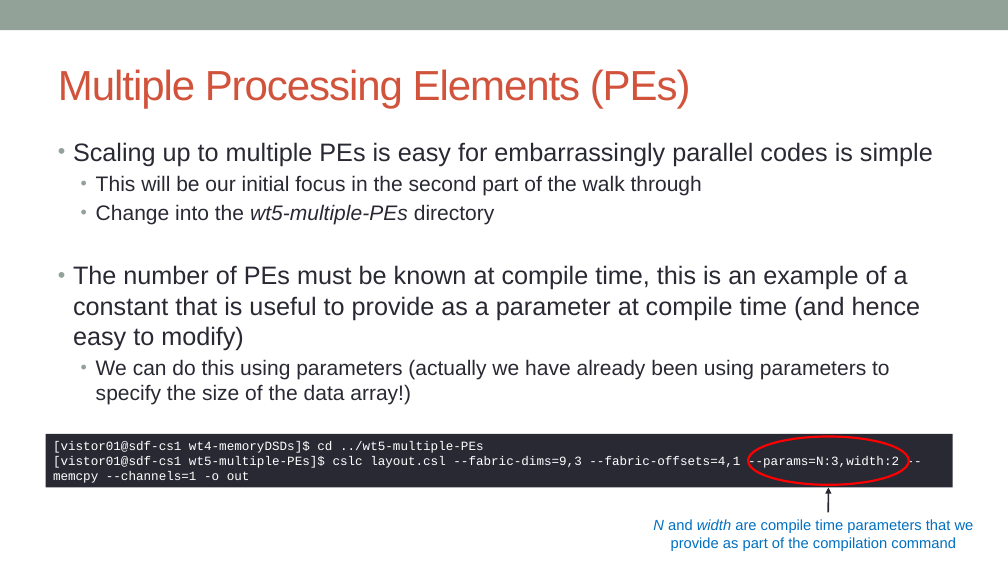
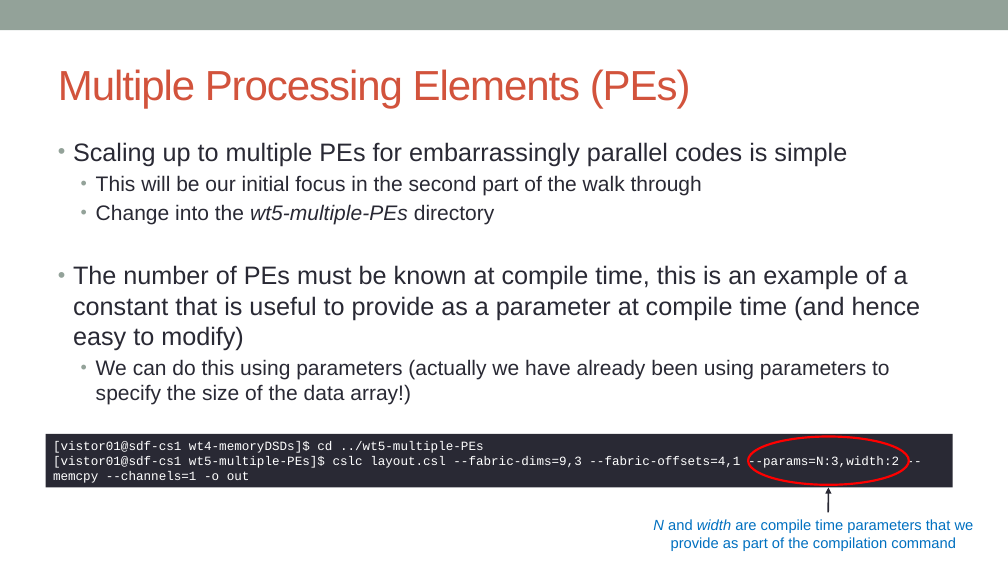
Before and after one commit to EPCCed/cs2-sdk-training, a slide deck: slide 4 of lectures/powerpoints/SDK-walkthrough-part-two.pptx. Drawn at 1008x567 pixels with LibreOffice and Linux fonts; fonts in the diff are those of the drawing. Boxes give left, top, right and bottom in pixels: in the first picture for what was removed or moved away, otherwise in the second. Text is boxed around its words. In the diff, an @@ line names an element or a change of style, - is before the commit and + after.

```diff
--- a/lectures/powerpoints/SDK-walkthrough-part-two.pptx
+++ b/lectures/powerpoints/SDK-walkthrough-part-two.pptx
@@ text at bbox=[73, 142, 847, 166]: text changed @@
-• Scaling up to multiple PEs is easy for embarrassingly parallel codes is simple
+• Scaling up to multiple PEs for embarrassingly parallel codes is simple
```
Also in this commit, not shown: 2 other slides changed, 1 other file.
